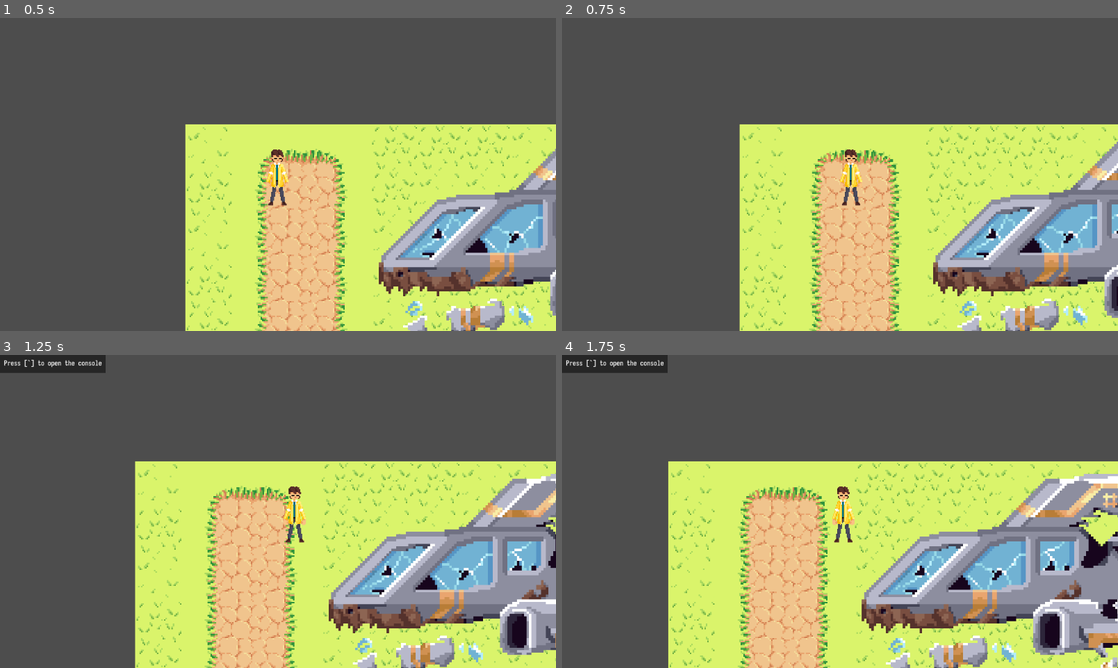
Above: before the commit, frames 1-4 (two rows, left to right).
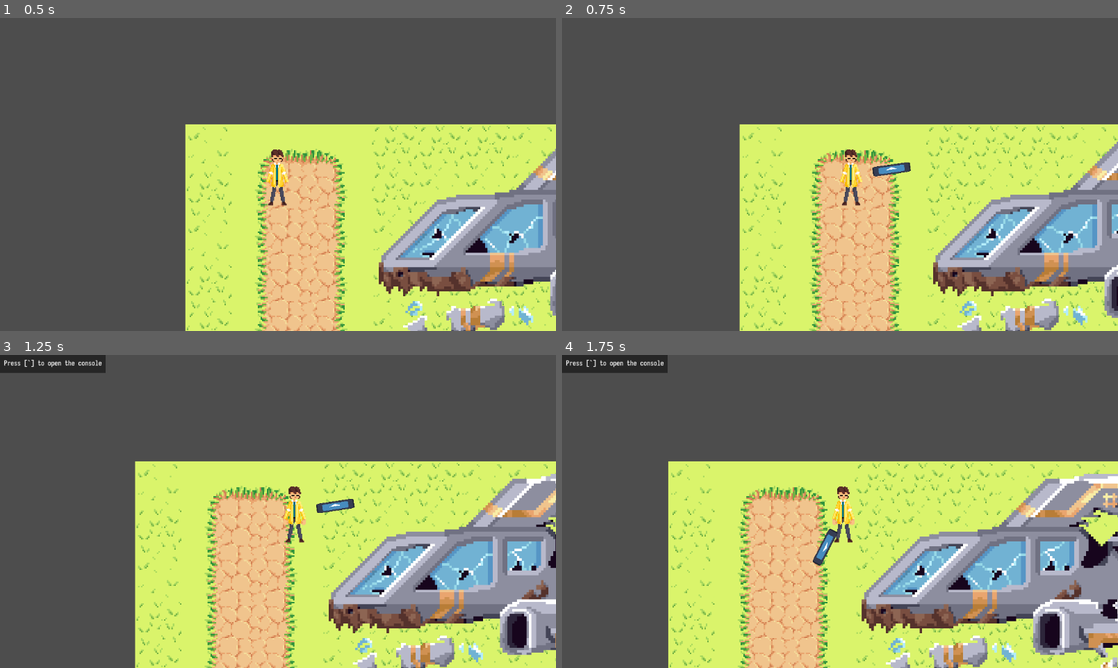
Above: after the commit, the same moments.

Repository: Kiwi-the-Cat/Untitled-Roguelike
Game: Godot game, scene res://levels/Main.tscn
Same seed, same stepped clock (60 frames per second), same inputs: the game is played once before the commit and once after it. The engine's default icon, where the game draws it, is replaced by a stand-in: a white triangle on a blue panel in a dark square.
Inputs (mouse positions are in pixels of both pictures, inside the frame that each line leads up to):
- Up to frame 1 (0.5 s): no input
- Up to frame 2 (0.75 s): tap Enter at 0.5 s; move the mouse to (962, 158) at 0.52 s; press the mouse at (962, 158) at 0.53 s; hold D (right) from 0.53 s (still down)
- Up to frame 3 (1.25 s): keep holding D (right)
- Up to frame 4 (1.75 s): release D (right) at 1.25 s; release the mouse at (962, 495) at 1.25 s; drag from (728, 527) to (812, 574) at 1.27 s

Frame 1 is identical in both runs. In frame 2, 0.2% of the frame differs, in the area x 55-63%, y 46-51%; in frame 3, 0.2%; in frame 4, 0.2%.

Commit message:
Preliminary attack
Made code for attacking, will heavily change as other code is written

Diff:
--- /dev/null
+++ b/enemies/enemy.gd
@@ -0,0 +1,11 @@
+extends CharacterBody2D
+
+@export var health:int = 20
+
+func hurt():
+	health -= 2
+	print("ow: ", health)
+
+
+func _on_player_knife_active():
+	hurt()
--- a/enemies/enemy.tscn
+++ b/enemies/enemy.tscn
@@ -1,11 +1,15 @@
-[gd_scene load_steps=3 format=3 uid="uid://cd8bdomu8khkc"]
+[gd_scene load_steps=4 format=3 uid="uid://cd8bdomu8khkc"]
 
+[ext_resource type="Script" path="res://enemies/enemy.gd" id="1_140mu"]
 [ext_resource type="Texture2D" uid="uid://bllvk3tuo6l22" path="res://QuickPluginManager.png" id="1_kkfcj"]
 
 [sub_resource type="RectangleShape2D" id="RectangleShape2D_tqq16"]
 size = Vector2(98, 56)
 
 [node name="Enemy" type="CharacterBody2D"]
+collision_layer = 3
+collision_mask = 3
+script = ExtResource("1_140mu")
 
 [node name="EnemyCollision" type="CollisionShape2D" parent="."]
 shape = SubResource("RectangleShape2D_tqq16")
--- a/levels/LevelThree.tscn
+++ b/levels/LevelThree.tscn
@@ -158,9 +158,11 @@
 layer_1/z_index = 0
 layer_1/tile_data = PackedInt32Array(589827, 1, 1, 524304, 262145, 0, 65548, 131073, 1, 524300, 1, 0, 786431, 1, 4, 720 …(924 unchanged characters)…
 
+[node name="Enemy" parent="." instance=ExtResource("4_2msrt")]
+position = Vector2(417, 184)
+
 [node name="Player" parent="." instance=ExtResource("3_pcbn6")]
 position = Vector2(58, 185)
 scale = Vector2(0.5, 0.5)
 
-[node name="Enemy" parent="." instance=ExtResource("4_2msrt")]
-position = Vector2(417, 184)
+[connection signal="knife_active" from="Player" to="Enemy" method="_on_player_knife_active"]
--- a/library/CharacterMovement.gd
+++ b/library/CharacterMovement.gd
@@ -1,4 +1,6 @@
 extends CharacterBody2D
+
+signal knife_active
 
 #Physics varables
 @export var speed:int = 300
@@ -72,8 +74,14 @@
 	var xPercent:float = mousePos.x / screenX
 	var yPercent:float = mousePos.y / screenY
 
-
-
+	#Enables knife attack when mouse is clicked
+	if Input.is_action_pressed("attack"):
+		$Knife.visible = true
+		$Knife/KnifeHitbox.disabled = false
+		$Knife.look_at(Vector2(mousePos.x, mousePos.y))
+	else:
+		$Knife.visible = false
+		$Knife/KnifeHitbox.disabled = true
 
 func _on_exit_body_entered(body): #Level Transistions
 	match get_tree().current_scene.name:
@@ -81,3 +89,6 @@
 			get_tree().change_scene_to_file("res://levels/LevelTwo.tscn")
 		"LevelTwo":
 			get_tree().change_scene_to_file("res://levels/LevelThree.tscn")
+
+func _on_knife_body_entered(body):
+	knife_active.emit()
--- a/player/character_body_2d.tscn
+++ b/player/character_body_2d.tscn
@@ -1,8 +1,9 @@
-[gd_scene load_steps=9 format=3 uid="uid://dvv1qv3dl5byx"]
+[gd_scene load_steps=11 format=3 uid="uid://dvv1qv3dl5byx"]
 
 [ext_resource type="Script" path="res://library/CharacterMovement.gd" id="1_7v2kx"]
 [ext_resource type="Texture2D" uid="uid://dxjhi48us853h" path="res://assets/char_idle_forward.png" id="2_8xdgw"]
 [ext_resource type="Script" path="res://library/RollCooldownBar.gd" id="3_s1iql"]
+[ext_resource type="Texture2D" uid="uid://bjy37sh85ccg5" path="res://icon.svg" id="4_ajuvv"]
 
 [sub_resource type="CapsuleShape2D" id="CapsuleShape2D_h5sxa"]
 radius = 16.0
@@ -38,6 +39,9 @@
 corner_radius_top_right = 20
 corner_radius_bottom_right = 20
 corner_radius_bottom_left = 20
+
+[sub_resource type="CapsuleShape2D" id="CapsuleShape2D_gyn6i"]
+height = 98.0
 
 [node name="Player" type="CharacterBody2D"]
 script = ExtResource("1_7v2kx")
@@ -82,3 +86,19 @@
 rounded = true
 show_percentage = false
 script = ExtResource("3_s1iql")
+
+[node name="Knife" type="Area2D" parent="."]
+collision_layer = 2
+collision_mask = 2
+
+[node name="KnifeHitbox" type="CollisionShape2D" parent="Knife"]
+position = Vector2(85, 1)
+rotation = 1.5708
+shape = SubResource("CapsuleShape2D_gyn6i")
+
+[node name="KnifeSprite" type="Sprite2D" parent="Knife"]
+position = Vector2(83.75, 1)
+scale = Vector2(0.613281, 0.15625)
+texture = ExtResource("4_ajuvv")
+
+[connection signal="body_entered" from="Knife" to="." method="_on_knife_body_entered"]
--- a/project.godot
+++ b/project.godot
@@ -78,6 +78,7 @@
 attack={
 "deadzone": 0.5,
 "events": [Object(InputEventMouseButton,"resource_local_to_scene":false,"resource_name":"","device":-1,"window_id":0,"a …(253 unchanged characters)…
+, Object(InputEventJoypadButton,"resource_local_to_scene":false,"resource_name":"","device":-1,"button_index":2,"pressure":0.0,"pressed":false,"script":null)
 ]
 }
 
